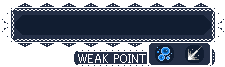
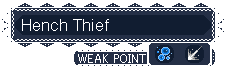
Layers edited between the first and the second (225, 67) image:
renamed "Pasted Layer" to "Hench Thief", showed it, moved it above "BG", painted on it over [22, 19, 109, 31]
